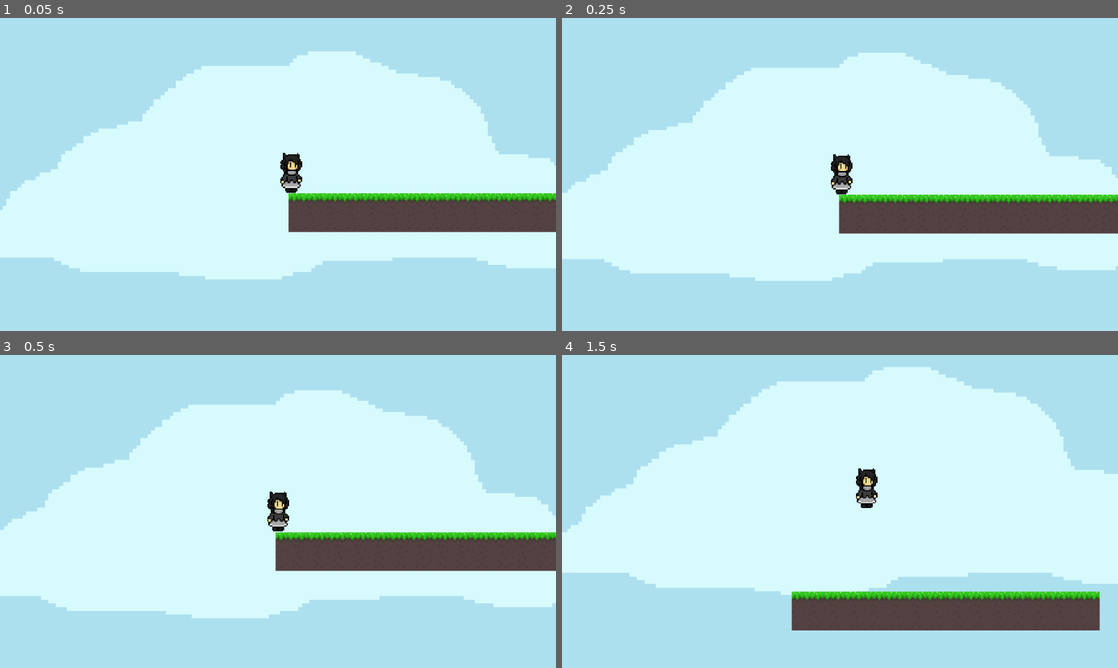
Above: before the commit, frames 1-4 (two rows, left to right).
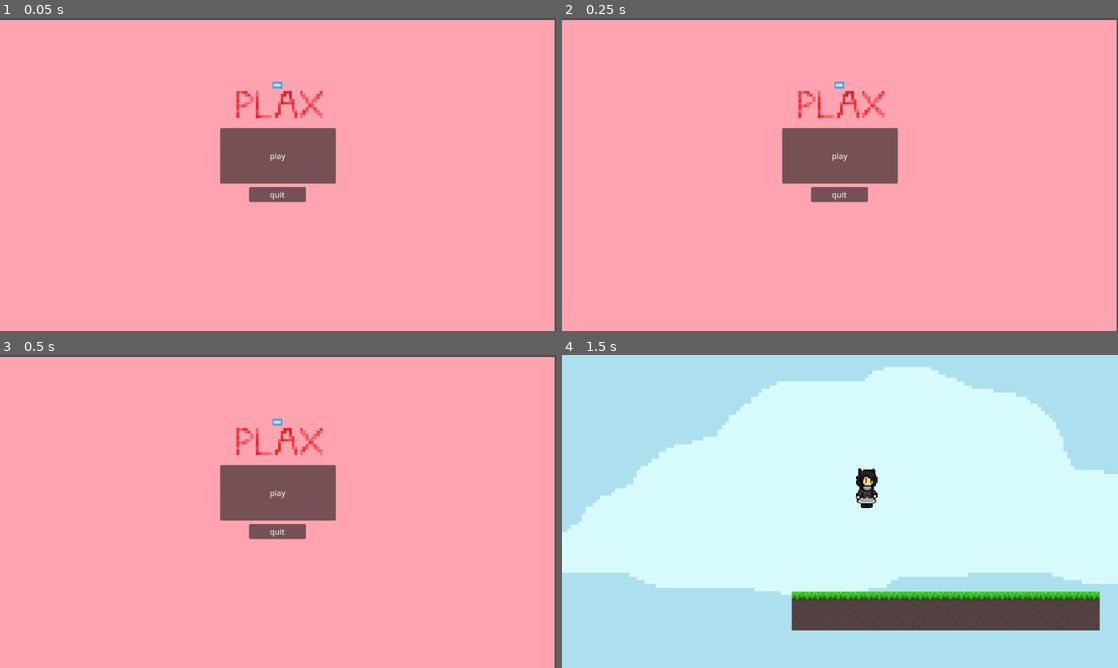
Above: after the commit, the same moments.

Repository: ImShyMike/playphone-game
Game: Godot game, scene res://Scenes/menu.tscn
The game is run twice, just before and just after one commit, with the same random seed, the same clock (stepped at 60 frames per second) and the same inputs. Before the commit the project starts from res://Scenes/game.tscn.
Inputs (mouse positions are in pixels of both pictures, inside the frame that each line leads up to):
- Up to frame 1 (0.05 s): no input
- Up to frame 2 (0.25 s): no input
- Up to frame 3 (0.5 s): no input
- Up to frame 4 (1.5 s): click (840, 492) at 0.5 s, where only the run after the commit has a clickable "play"; tap Enter (ui_accept) at 1.25, 1.35 s; hold Right (ui_right) from 1.28 s (still down)

The runs differ from the first frame. In frame 1, 100% of the frame differs, in the area x 0-100%, y 0-100%; in frame 2, 100%; in frame 3, 100%; in frame 4, nothing differs.

Commit message:
cleaned up stuff, added main menu,  added controller support

Diff:
--- a/playphone/Scenes/game.tscn
+++ b/playphone/Scenes/game.tscn
@@ -10,7 +10,6 @@
 
 [node name="AudioStreamPlayer" type="AudioStreamPlayer" parent="."]
 stream = ExtResource("2_fc0e3")
-volume_db = -34.667
 autoplay = true
 parameters/looping = true
 
--- /dev/null
+++ b/playphone/Scenes/menu.tscn
@@ -0,0 +1,73 @@
+[gd_scene load_steps=5 format=3 uid="uid://cs4r0dee3xtt7"]
+
+[ext_resource type="Script" uid="uid://ccj0pl1kfg74u" path="res://menu.gd" id="1_1rerr"]
+[ext_resource type="Texture2D" uid="uid://3tuumysnksri" path="res://Assets/pixil-frame-0(5).png" id="2_xhh6f"]
+[ext_resource type="AudioStream" uid="uid://bsmr6go2irc3q" path="res://Assets/Elevator Music 4.mp3" id="3_cayip"]
+
+[sub_resource type="StyleBoxFlat" id="StyleBoxFlat_cayip"]
+bg_color = Color(1, 0.639216, 0.694118, 1)
+
+[node name="Menu" type="Control"]
+layout_mode = 3
+anchors_preset = 8
+anchor_left = 0.5
+anchor_top = 0.5
+anchor_right = 0.5
+anchor_bottom = 0.5
+grow_horizontal = 2
+grow_vertical = 2
+script = ExtResource("1_1rerr")
+
+[node name="Panel" type="Panel" parent="."]
+layout_mode = 0
+offset_left = -577.0
+offset_top = -320.0
+offset_right = 573.0
+offset_bottom = 326.0
+theme_override_styles/panel = SubResource("StyleBoxFlat_cayip")
+
+[node name="TextureRect" type="TextureRect" parent="."]
+layout_mode = 0
+offset_left = -143.0
+offset_top = -253.0
+offset_right = 143.0
+offset_bottom = -31.0
+texture = ExtResource("2_xhh6f")
+
+[node name="Play" type="Button" parent="."]
+layout_mode = 1
+anchors_preset = 8
+anchor_left = 0.5
+anchor_top = 0.5
+anchor_right = 0.5
+anchor_bottom = 0.5
+offset_left = -120.0
+offset_top = -96.0
+offset_right = 120.0
+offset_bottom = 19.0
+grow_horizontal = 2
+grow_vertical = 2
+text = "play"
+
+[node name="quit" type="Button" parent="."]
+layout_mode = 1
+anchors_preset = 8
+anchor_left = 0.5
+anchor_top = 0.5
+anchor_right = 0.5
+anchor_bottom = 0.5
+offset_left = -60.0
+offset_top = 26.0
+offset_right = 58.0
+offset_bottom = 57.0
+grow_horizontal = 2
+grow_vertical = 2
+text = "quit
+"
+
+[node name="AudioStreamPlayer2D" type="AudioStreamPlayer2D" parent="."]
+stream = ExtResource("3_cayip")
+autoplay = true
+
+[connection signal="pressed" from="Play" to="." method="_on_play_pressed"]
+[connection signal="pressed" from="quit" to="." method="_on_quit_pressed"]
--- /dev/null
+++ b/playphone/default_bus_layout.tres
@@ -0,0 +1,4 @@
+[gd_resource type="AudioBusLayout" format=3 uid="uid://dxb7ju6ayik43"]
+
+[resource]
+bus/0/volume_db = -5.625
--- /dev/null
+++ b/playphone/menu.gd
@@ -0,0 +1,14 @@
+extends Control
+
+func _on_play_pressed() -> void:
+	get_tree().change_scene_to_file("res://Scenes/game.tscn")
+
+
+
+
+
+
+
+
+func _on_quit_pressed() -> void:
+	get_tree().quit()
--- a/playphone/project.godot
+++ b/playphone/project.godot
@@ -11,7 +11,7 @@
 [application]
 
 config/name="playphone"
-run/main_scene="uid://cvh37p3hucyx6"
+run/main_scene="uid://cs4r0dee3xtt7"
 config/features=PackedStringArray("4.4", "GL Compatibility")
 config/icon="res://icon.svg"
 
@@ -24,6 +24,17 @@
 
 enabled=PackedStringArray("res://addons/godot_super-wakatime/plugin.cfg")
 
+[input]
+
+ui_accept={
+"deadzone": 0.5,
+"events": [Object(InputEventKey,"resource_local_to_scene":false,"resource_name":"","device":0,"window_id":0,"alt_pressed":false,"shift_pressed":false,"ctrl_pressed":false,"meta_pressed":false,"pressed":false,"keycode":4194309,"physical_keycode":0,"key_label":0,"unicode":0,"location":0,"echo":false,"script":null)
+, Object(InputEventKey,"resource_local_to_scene":false,"resource_name":"","device":0,"window_id":0,"alt_pressed":false,"shift_pressed":false,"ctrl_pressed":false,"meta_pressed":false,"pressed":false,"keycode":4194310,"physical_keycode":0,"key_label":0,"unicode":0,"location":0,"echo":false,"script":null)
+, Object(InputEventKey,"resource_local_to_scene":false,"resource_name":"","device":0,"window_id":0,"alt_pressed":false,"shift_pressed":false,"ctrl_pressed":false,"meta_pressed":false,"pressed":false,"keycode":32,"physical_keycode":0,"key_label":0,"unicode":32,"location":0,"echo":false,"script":null)
+, Object(InputEventJoypadButton,"resource_local_to_scene":false,"resource_name":"","device":-1,"button_index":0,"pressure":0.0,"pressed":false,"script":null)
+]
+}
+
 [rendering]
 
 textures/canvas_textures/default_texture_filter=0
Not shown, added: playphone/Assets/Elevator Music 4.mp3.import
Binary file added: playphone/Assets/pixil-frame-0(5).png
Not shown, added: playphone/Assets/pixil-frame-0(5).png.import
Not shown, added: playphone/menu.gd.uid
Not shown, added: playphone/Assets/Elevator Music 4.mp3
